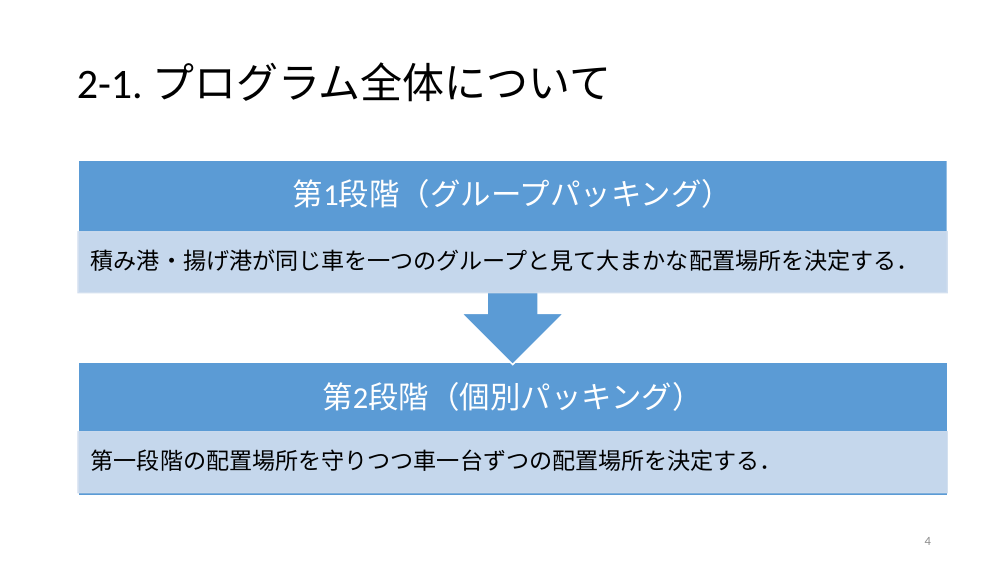
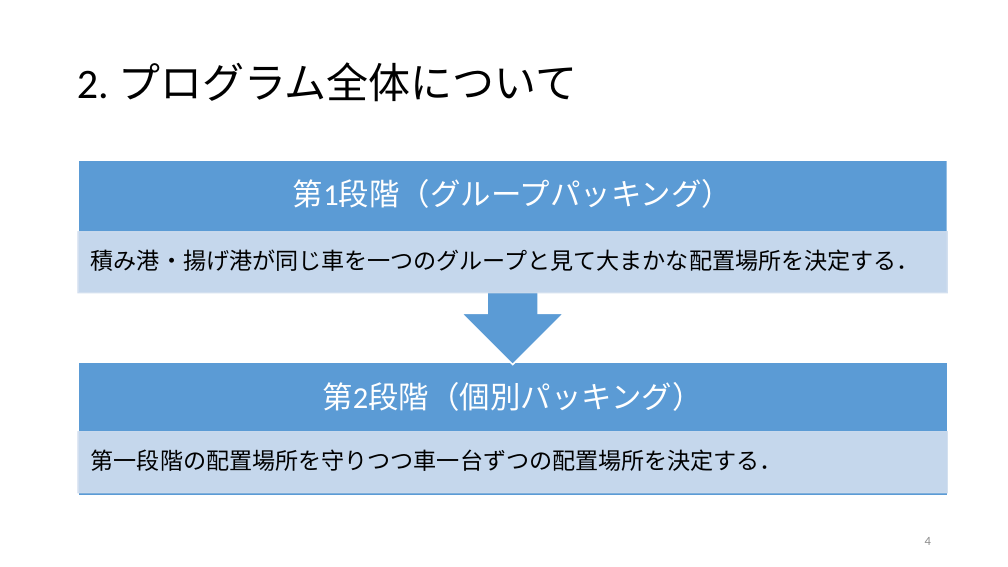
Before and after one commit to r-kurosu/kline, a slide deck: slide 4 of 0121結果レビュー.pptx. Drawn at 1008x567 pixels with LibreOffice and Linux fonts; fonts in the diff are those of the drawing. Boxes give left, top, right and bottom in pixels: in the first picture for what was removed or moved away, otherwise in the second. Text is boxed around its words. In the diff, an @@ line names an element or a change of style, - is before the commit and + after.

```diff
--- a/0121結果レビュー.pptx
+++ b/0121結果レビュー.pptx
@@ title at bbox=[77, 62, 577, 102]: text changed @@
-2-1. プログラム全体について
+2. プログラム全体について
```
Also in this commit, not shown: 4 other slides changed, 2 other files.
